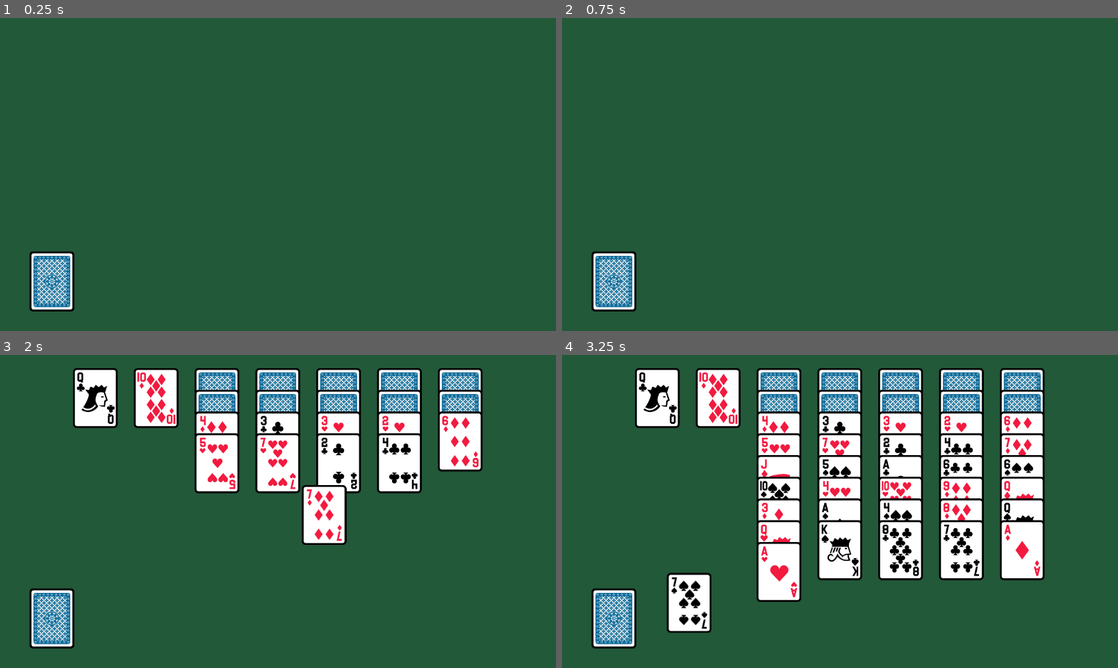
Above: before the commit, frames 1-4 (two rows, left to right).
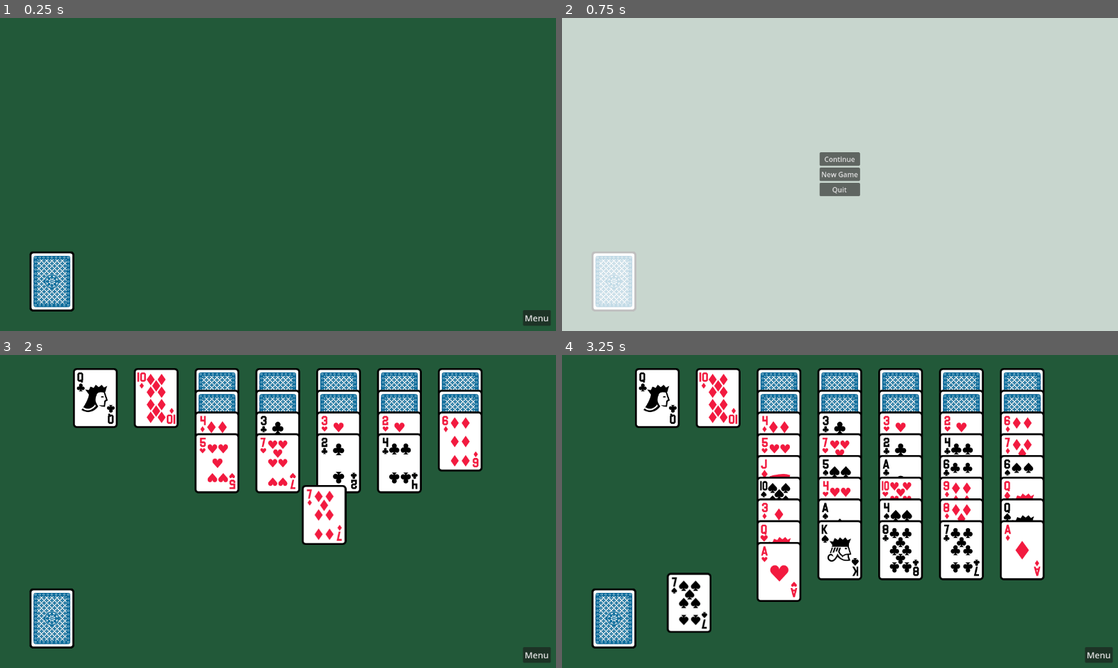
Above: after the commit, the same moments.

Repository: jackgriffiths/miss-cockburn
Game: Godot game, scene res://main/main.tscn
Same seed, same stepped clock (60 frames per second), same inputs: the game is played once before the commit and once after it. Sound files missing from this copy of the repository are replaced by a short silence.
Inputs (mouse positions are in pixels of both pictures, inside the frame that each line leads up to):
- Up to frame 1 (0.25 s): no input
- Up to frame 2 (0.75 s): click (1101, 318) at 0.5 s, where only the run after the commit has a clickable "Menu"
- Up to frame 3 (2 s): click (278, 511) at 1.25 s, where only the run after the commit has a clickable "New Game"
- Up to frame 4 (3.25 s): move the mouse to (962, 495) at 2.02 s; press the mouse at (962, 495) at 2.03 s; release the mouse at (962, 495) at 2.75 s; drag from (728, 527) to (656, 398) at 2.77 s

The runs differ from the first frame. In frame 1, 0.2% of the frame differs, in the area x 94-99%, y 93-99%; in frame 2, 100%, in the area x 0-100%, y 0-100%; in frame 3, 0.2%; in frame 4, 0.2%.

Commit message:
Add button to open menu (in addition to ESC key)

Diff:
--- a/main/main.gd
+++ b/main/main.gd
@@ -1,11 +1,18 @@
 extends Node2D
 
 @onready var _table = $Table
+@onready var _menu_button = $UI/Buttons/MenuButton
 @onready var _menu = $Menu
 
 
 func _ready() -> void:
+	_menu_button.connect("pressed", _menu.show)
+	_menu.connect("visibility_changed", _update_menu_button)
 	_menu.connect("new_game_started", _new_game)
+
+
+func _update_menu_button():
+	_menu_button.visible = not _menu.visible
 
 
 func _new_game() -> void:
--- a/main/main.tscn
+++ b/main/main.tscn
@@ -10,5 +10,26 @@
 [node name="Table" parent="." instance=ExtResource("1_4j5fw")]
 metadata/_edit_lock_ = true
 
+[node name="UI" type="CanvasLayer" parent="."]
+
+[node name="Buttons" type="MarginContainer" parent="UI"]
+anchors_preset = 3
+anchor_left = 1.0
+anchor_top = 1.0
+anchor_right = 1.0
+anchor_bottom = 1.0
+offset_left = -53.0
+offset_top = -31.0
+grow_horizontal = 0
+grow_vertical = 0
+theme_override_constants/margin_right = 12
+theme_override_constants/margin_bottom = 12
+
+[node name="MenuButton" type="Button" parent="UI/Buttons"]
+layout_mode = 2
+theme_override_font_sizes/font_size = 20
+text = "Menu"
+
 [node name="Menu" parent="." instance=ExtResource("1_g0mah")]
+layer = 2
 visible = false
